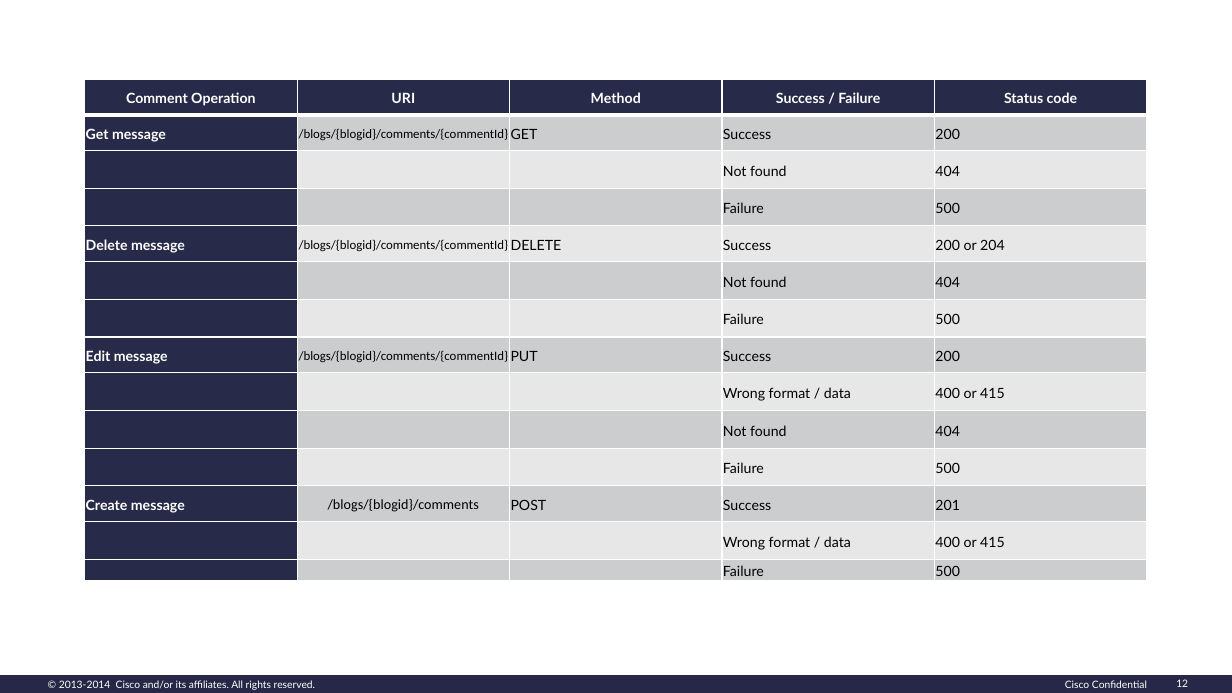
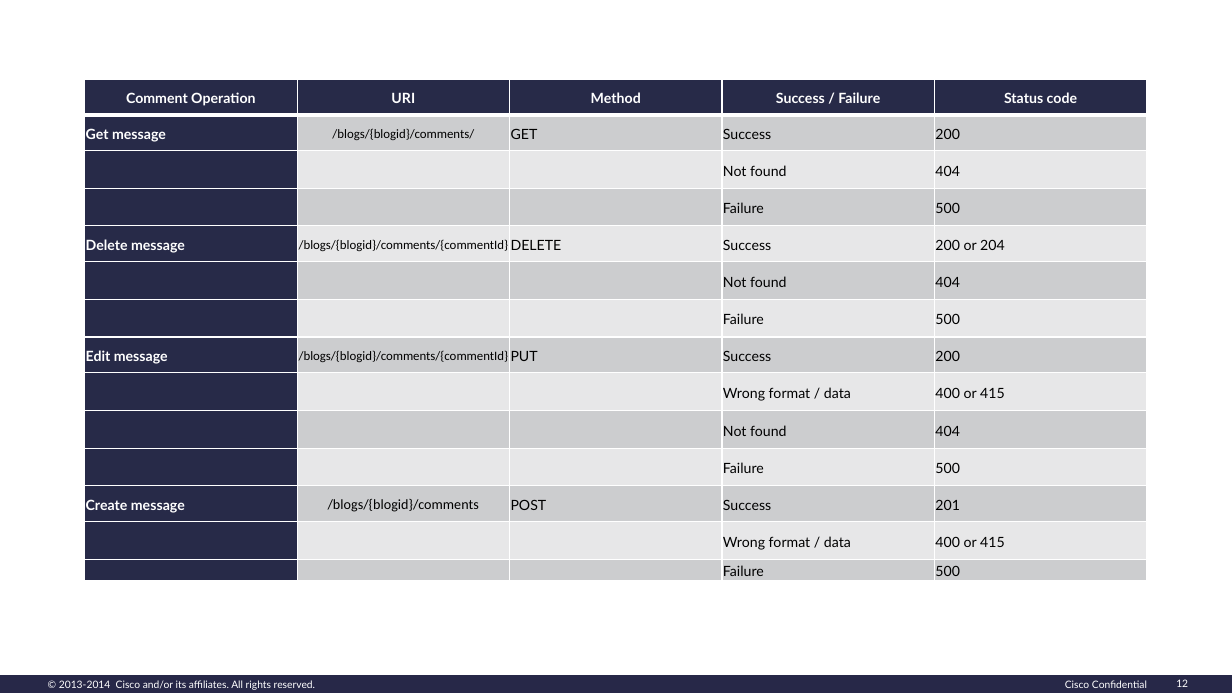
Before and after one commit to suprusty/blog, a slide deck: slide 12 of CMAD_CISCOBLOG.pptx. Drawn at 1232x693 pixels with LibreOffice and Linux fonts; fonts in the diff are those of the drawing. Boxes give left, top, right and bottom in pixels: in the first picture for what was removed or moved away, otherwise in the second. Text is boxed around its words. In the diff, an @@ line names an element or a change of style, - is before the commit and + after.

```diff
--- a/CMAD_CISCOBLOG.pptx
+++ b/CMAD_CISCOBLOG.pptx
@@ table at <box>85,79,1148,585</box> @@
-row 2, column 2: /blogs/{blogid}/comments/{commentId}
+row 2, column 2: /blogs/{blogid}/comments/
```
Also in this commit, not shown: 7 other slides changed, 35 other files.
